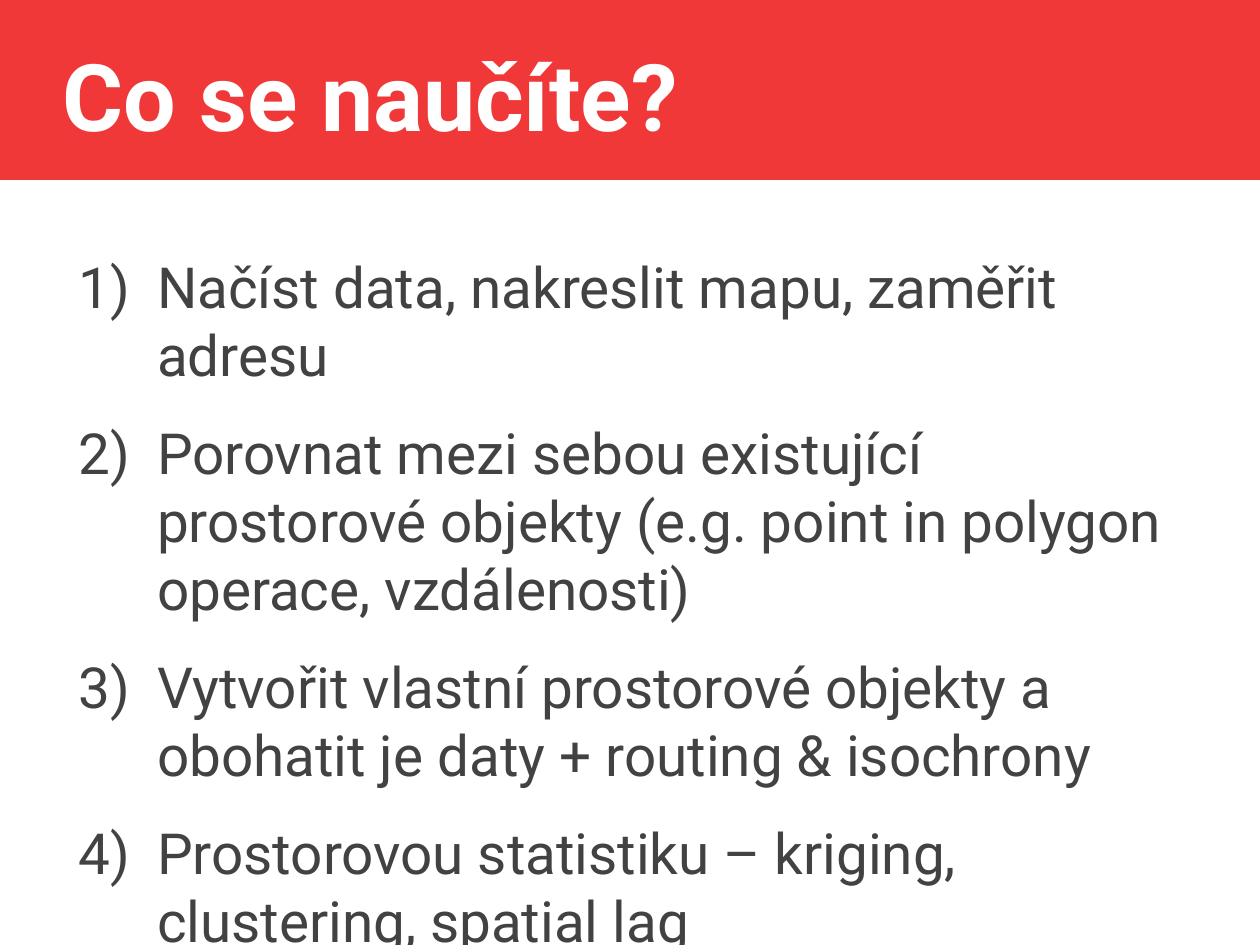
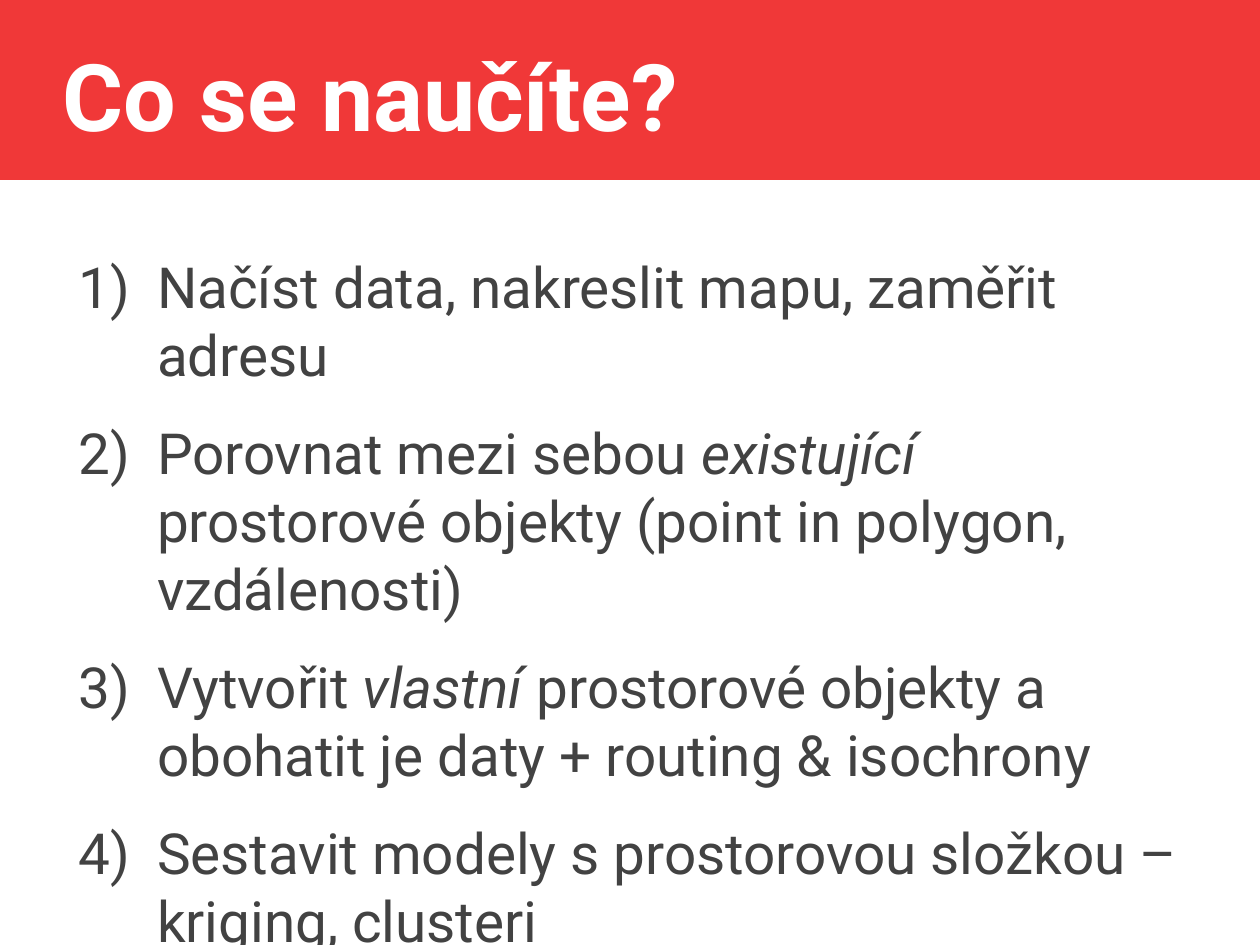
Before and after one commit to jlacko/4EK418, a slide deck: slide 3 of prez/0 - intro 4EK418.odp. Drawn at 1260x945 pixels with LibreOffice and Linux fonts; fonts in the diff are those of the drawing. Boxes give left, top, right and bottom in pixels: in the first picture for what was removed or moved away, otherwise in the second. Text is boxed around its words. In the diff, an @@ line names an element or a change of style, - is before the commit and + after.

```diff
--- a/prez/0 - intro 4EK418.odp
+++ b/prez/0 - intro 4EK418.odp
@@ text at bbox=[157, 431, 1067, 623]: text changed @@
-2) Porovnat mezi sebou existující prostorové objekty (e.g. point in polygon operace, vzdálenosti)
+2) Porovnat mezi sebou existující prostorové objekty (point in polygon, vzdálenosti)
@@ text at bbox=[157, 665, 1091, 788]: italic on in "vlastní" @@
@@ text at bbox=[157, 831, 1126, 945]: text changed @@
-4) Prostorovou statistiku – kriging, clustering, spatial lag
+4) Sestavit modely s prostorovou složkou – kriging, clusteri
```
Also in this commit, not shown: 1 other slide changed, 1 other file.
